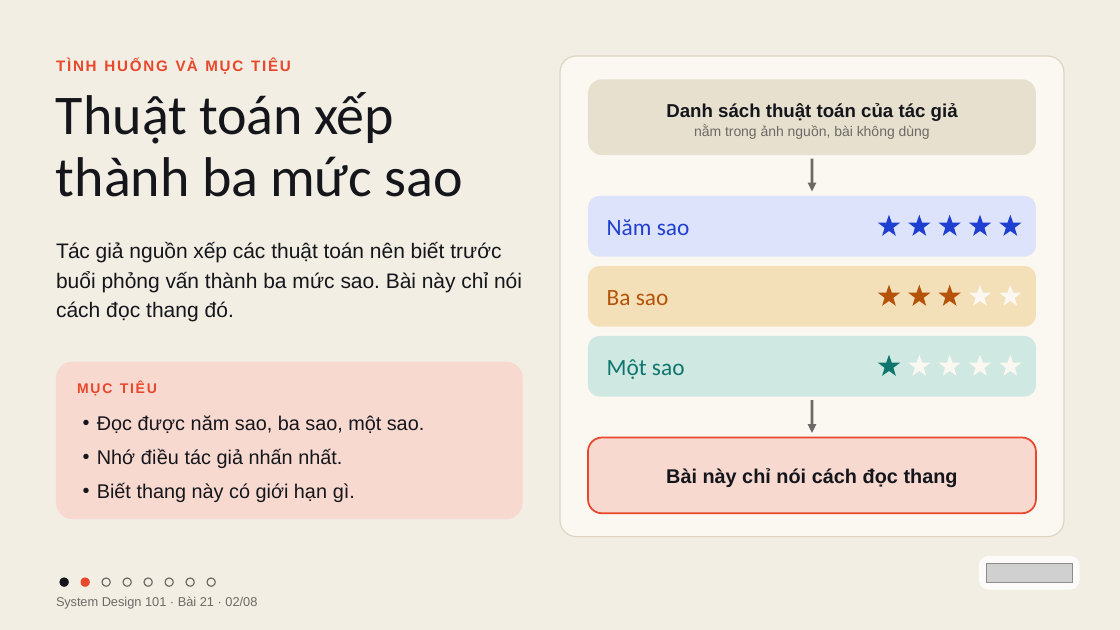
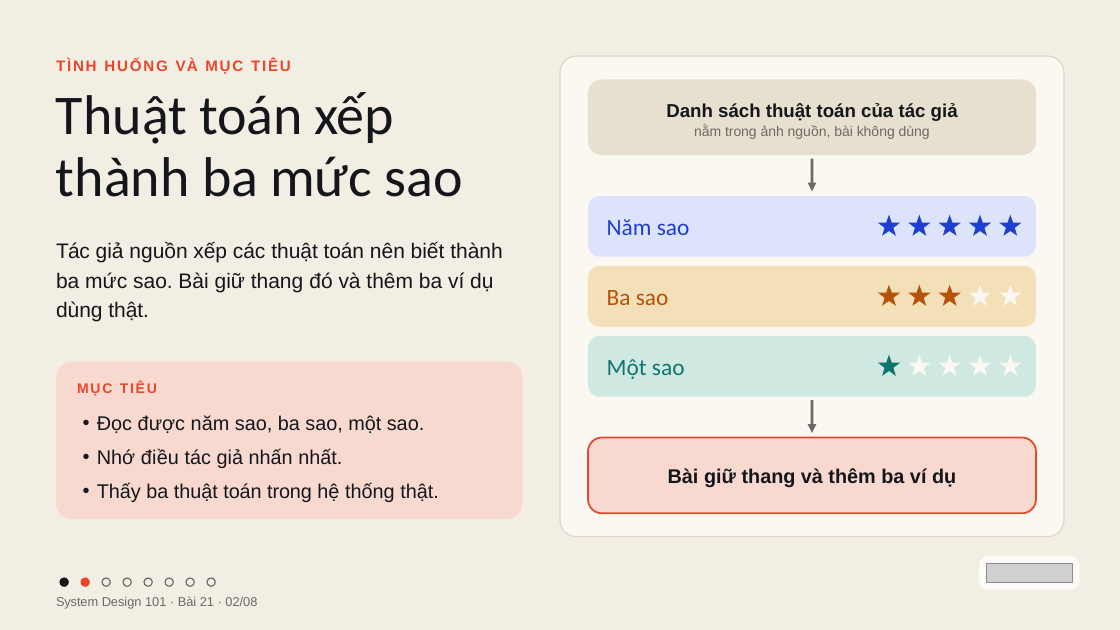
Before and after one commit to vohoailinh90/tool-marketing-studio, a slide deck: slide 2 of system-design-101/vi/lessons/sd-10-021/slides/sd-10-021.pptx. Drawn at 1120x630 pixels with LibreOffice and Linux fonts; fonts in the diff are those of the drawing; grey boxes stand for pictures. Boxes give left, top, right and bottom in pixels: in the first picture for what was removed or moved away, otherwise in the second. Text is boxed around its words. In the diff, an @@ line names an element or a change of style, - is before the commit and + after.

```diff
--- a/system-design-101/vi/lessons/sd-10-021/slides/sd-10-021.pptx
+++ b/system-design-101/vi/lessons/sd-10-021/slides/sd-10-021.pptx
@@ text at (56, 242, 503, 322): text changed @@
-Tác giả nguồn xếp các thuật toán nên biết trước buổi phỏng vấn thành ba mức sao. Bài này chỉ nói cách đọc thang đó.
+Tác giả nguồn xếp các thuật toán nên biết thành ba mức sao. Bài giữ thang đó và thêm ba ví dụ dùng thật.
@@ text in rounded rectangle at (668, 468, 956, 487): text changed @@
-Bài này chỉ nói cách đọc thang
+Bài giữ thang và thêm ba ví dụ
@@ text at (97, 482, 439, 502): text changed @@
-• Biết thang này có giới hạn gì.
+• Thấy ba thuật toán trong hệ thống thật.
```
Also in this commit, not shown: 4 other slides changed, 1 slide added, 1 slide removed, 4 other files.
